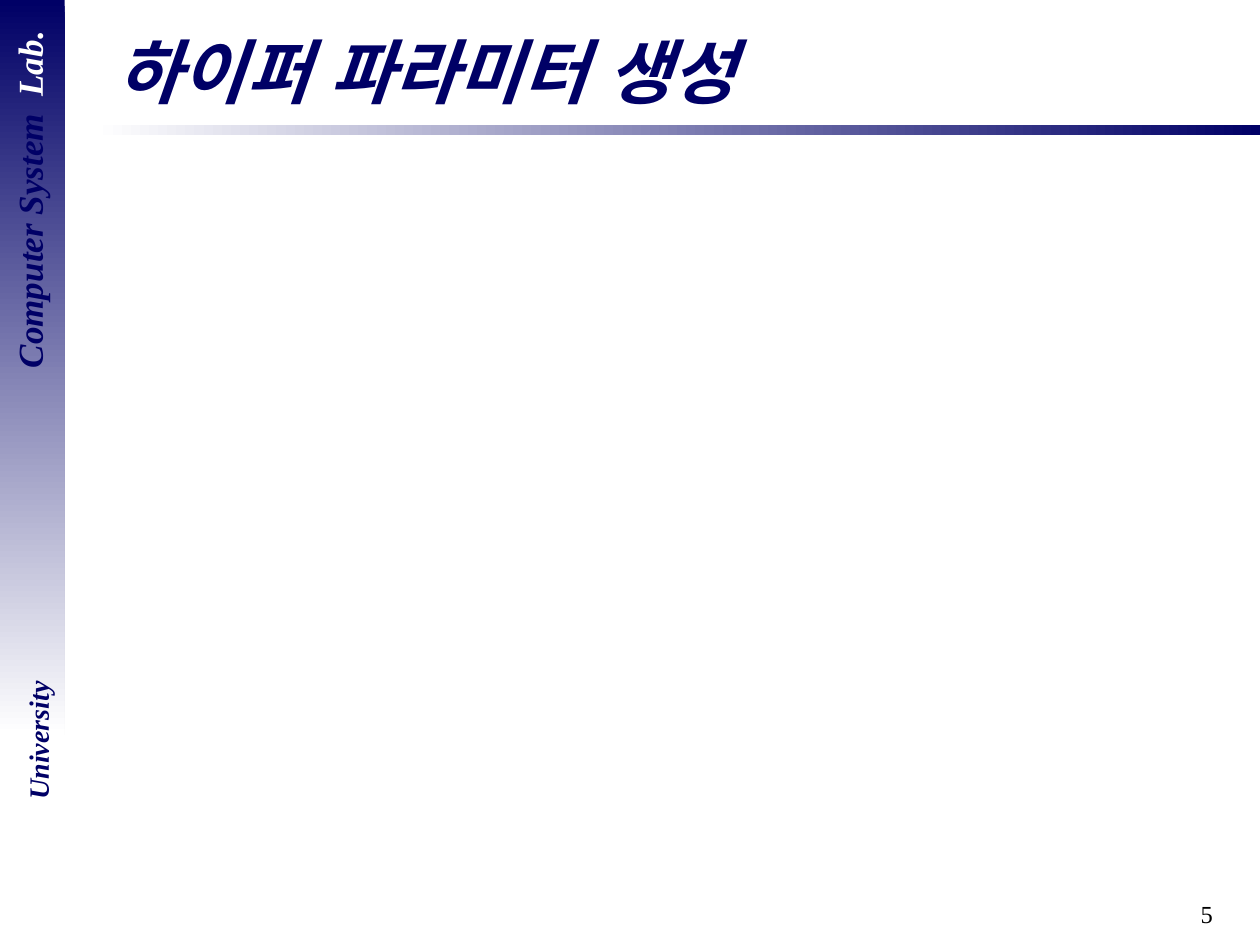
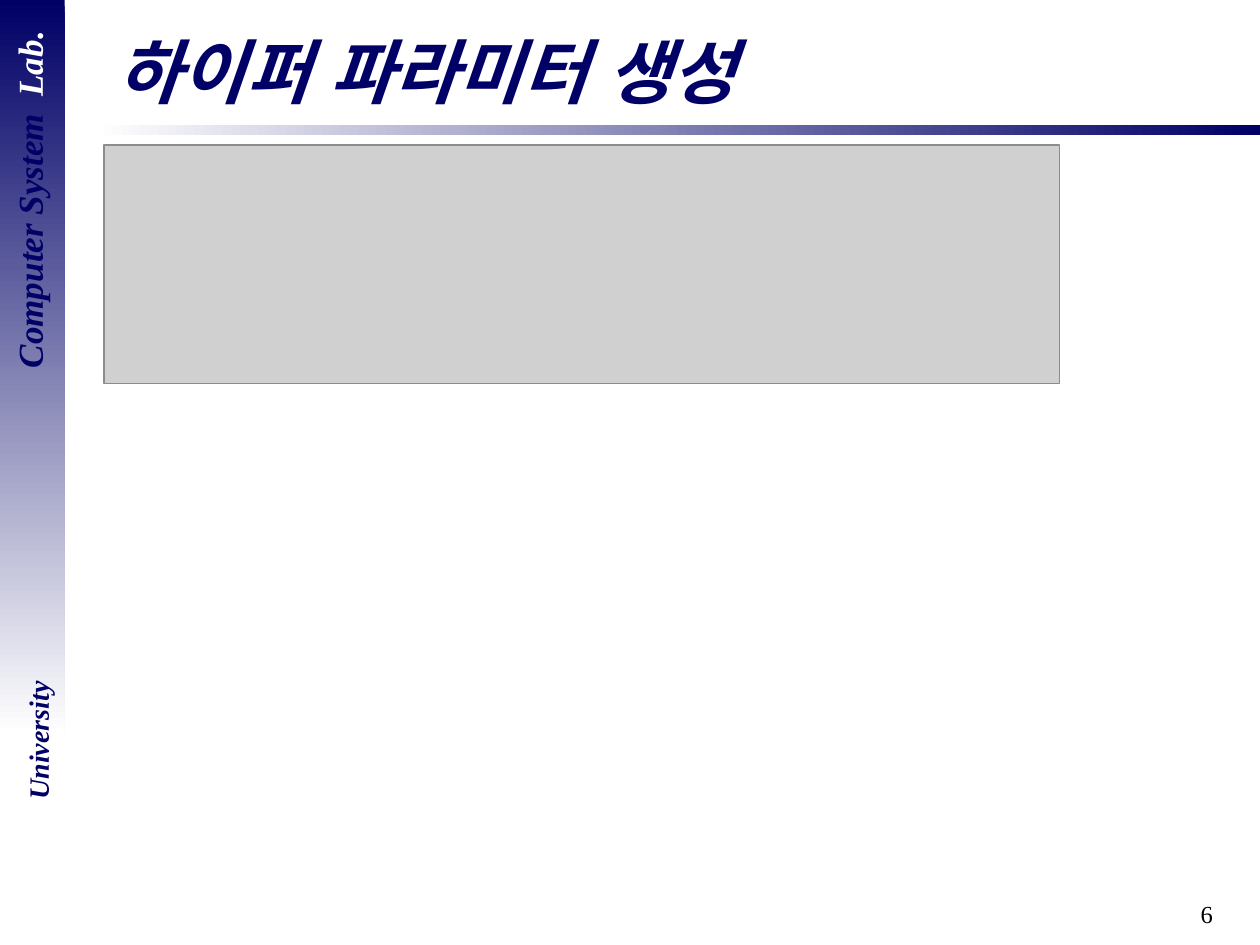
Before and after one commit to DevelopLee20/SNN, a slide deck: slide 6 of cs semina/06_Serogate-1.pptx (slide 5 before the commit). Drawn at 1260x945 pixels with LibreOffice and Linux fonts; fonts in the diff are those of the drawing; grey boxes stand for pictures; background and template pictures are left out. Boxes give left, top, right and bottom in pixels: in the first picture for what was removed or moved away, otherwise in the second. Text is boxed around its words. In the diff, an @@ line names an element or a change of style, - is before the commit and + after.

```diff
--- a/cs semina/06_Serogate-1.pptx
+++ b/cs semina/06_Serogate-1.pptx
@@ picture added at [105, 145, 1060, 383] @@
@@ page number at [1201, 906, 1213, 924]: text changed @@
-5
+6
```
Also in this commit, not shown: 10 other slides changed, 3 slides added, 1 other file.
